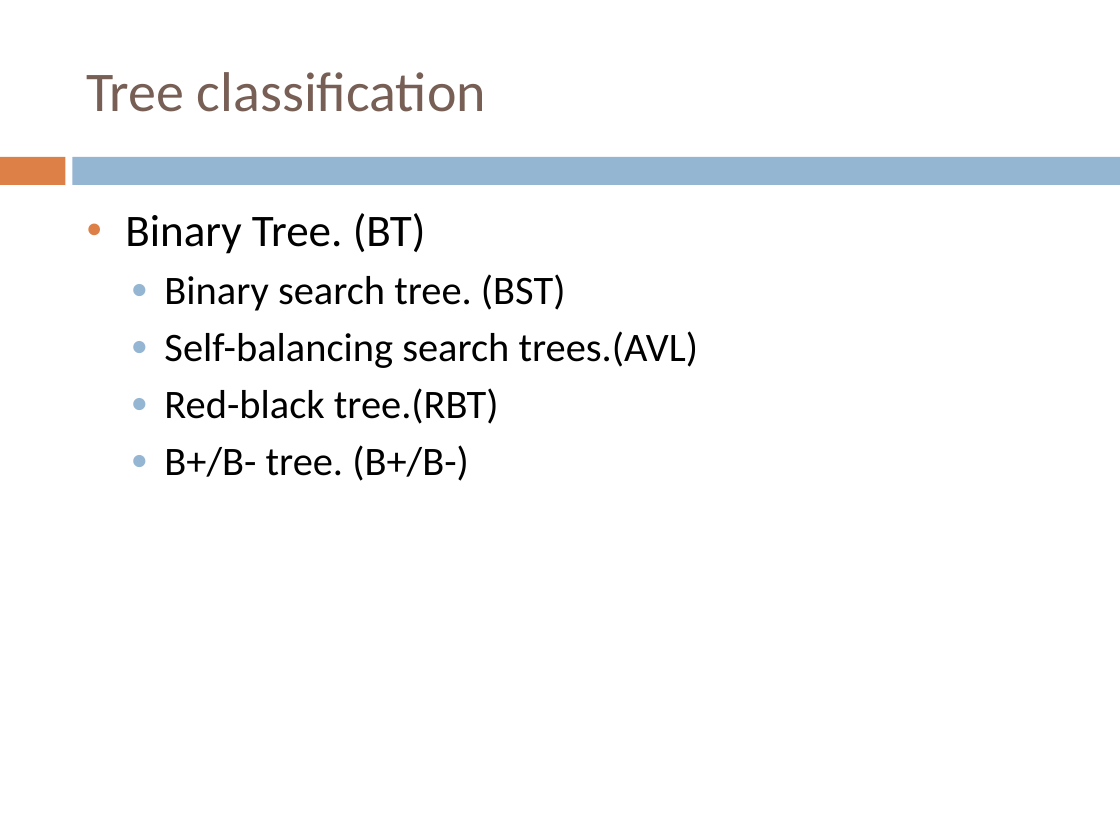
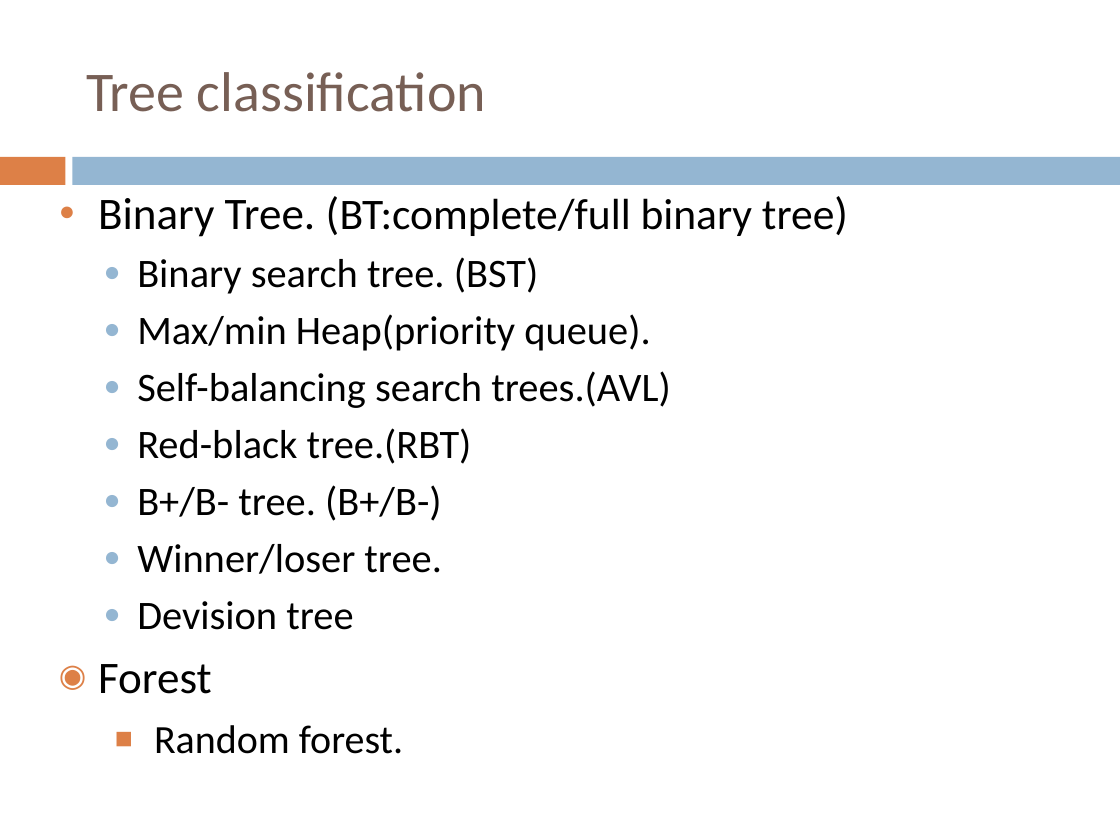
Before and after one commit to sundyCoder/CSK, a slide deck: slide 2 of 3@CSDS/PPT/4@tree.pptx. Drawn at 1120x840 pixels with LibreOffice and Linux fonts; fonts in the diff are those of the drawing. Boxes give left, top, right and bottom in pixels: in the first picture for what was removed or moved away, otherwise in the second. Text is boxed around its words. In the diff, an @@ line names an element or a change of style, - is before the commit and + after.

Commit message:
add tree algorithm.

```diff
--- a/3@CSDS/PPT/4@tree.pptx
+++ b/3@CSDS/PPT/4@tree.pptx
@@ text "Binary Tree. (BT:complete/full binary tree)": place and size @@
-text "Binary Tree. (BT:complete/full binary tree)" at (125,213,698,481)
+text "Binary Tree. (BT:complete/full binary tree)" at (98,196,848,754)
@@ text at (98,196,848,237): text changed; size 29 to 28 pt @@
-● Binary Tree. (BT)
+● Binary Tree. (BT:complete/full binary tree)
@@ text at (137,314,650,351): paragraph added @@
+  ● Max/min Heap(priority queue).
@@ text at (98,544,442,754): paragraphs added @@
+  ● Winner/loser tree.
+  ● Devision tree
+  ◉ Forest
+    ■ Random forest.
```
Also in this commit, not shown: 12 other slides changed, 32 slides added, 37 other files.
